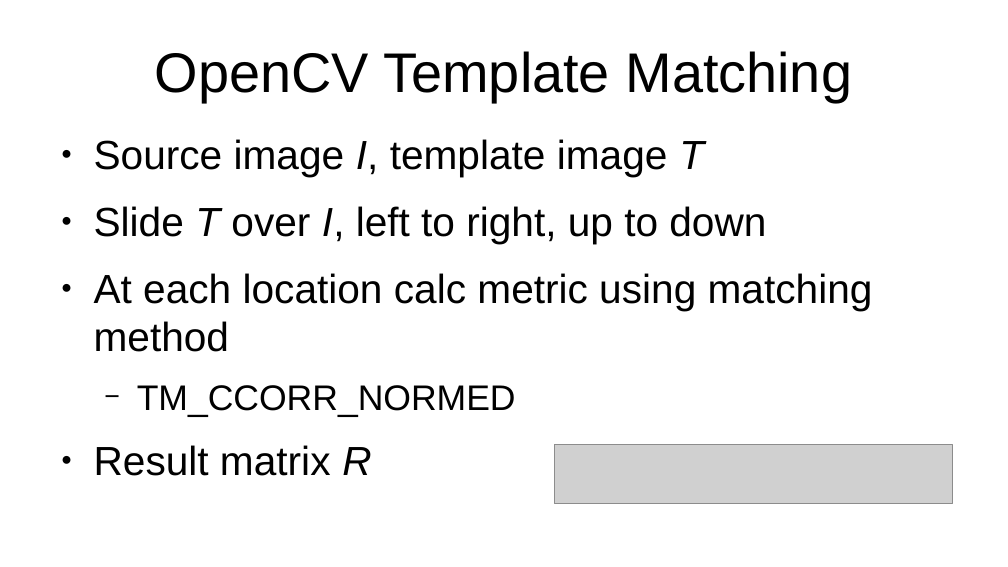
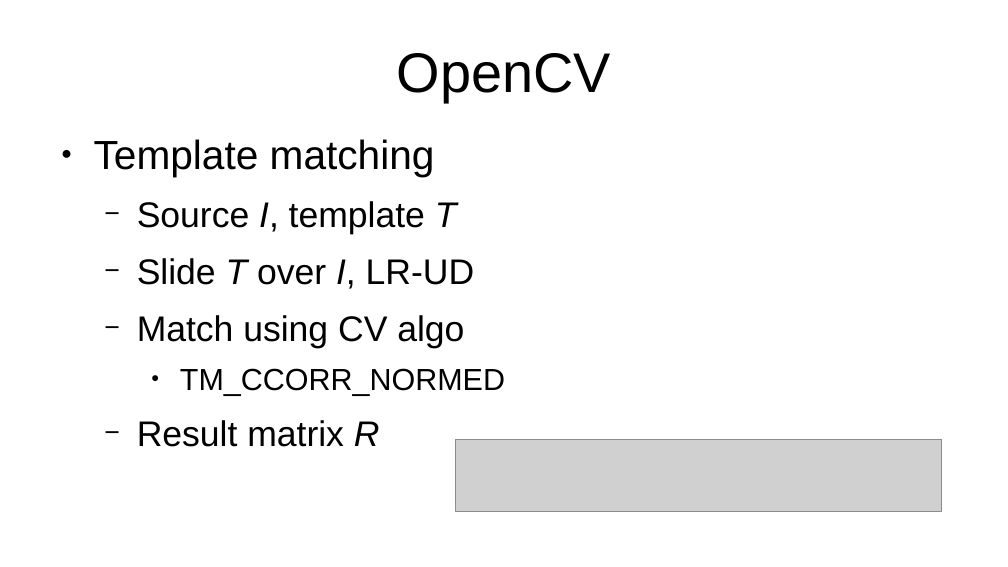
Before and after one commit to wulfgarpro/ancientrunes, a slide deck: slide 4 of lightning_talk/lightning_talk.odp. Drawn at 1008x567 pixels with LibreOffice and Linux fonts; fonts in the diff are those of the drawing; grey boxes stand for pictures. Boxes give left, top, right and bottom in pixels: in the first picture for what was removed or moved away, otherwise in the second. Text is boxed around its words. In the diff, an @@ line names an element or a change of style, - is before the commit and + after.

```diff
--- a/lightning_talk/lightning_talk.odp
+++ b/lightning_talk/lightning_talk.odp
@@ title at box(397, 53, 611, 102): text changed @@
-OpenCV Template Matching
+OpenCV
@@ text at box(94, 139, 475, 349): text changed; size 32 to 28 pt @@
-● Source image I, template image T
-● Slide T over I, left to right, up to down
-● At each location calc metric using matching method
+● Template matching
+  − Source I, template T
+  − Slide T over I, LR-UD
+  − Match using CV algo
@@ text at box(137, 368, 505, 447): size 28 to 24 pt in "TM_CCORR_NORMED"; size 32 to 28 pt in "Result matrix R"; bullet − to ●; list level 2 to 3 in "TM_CCORR_NORMED"; bullet ● to −; list level 1 to 2 in "Result matrix R" @@
@@ picture: place and size @@
-picture at box(554, 445, 952, 505)
+picture at box(456, 439, 942, 511)
```
Also in this commit, not shown: 4 other slides changed, 34 other files.
